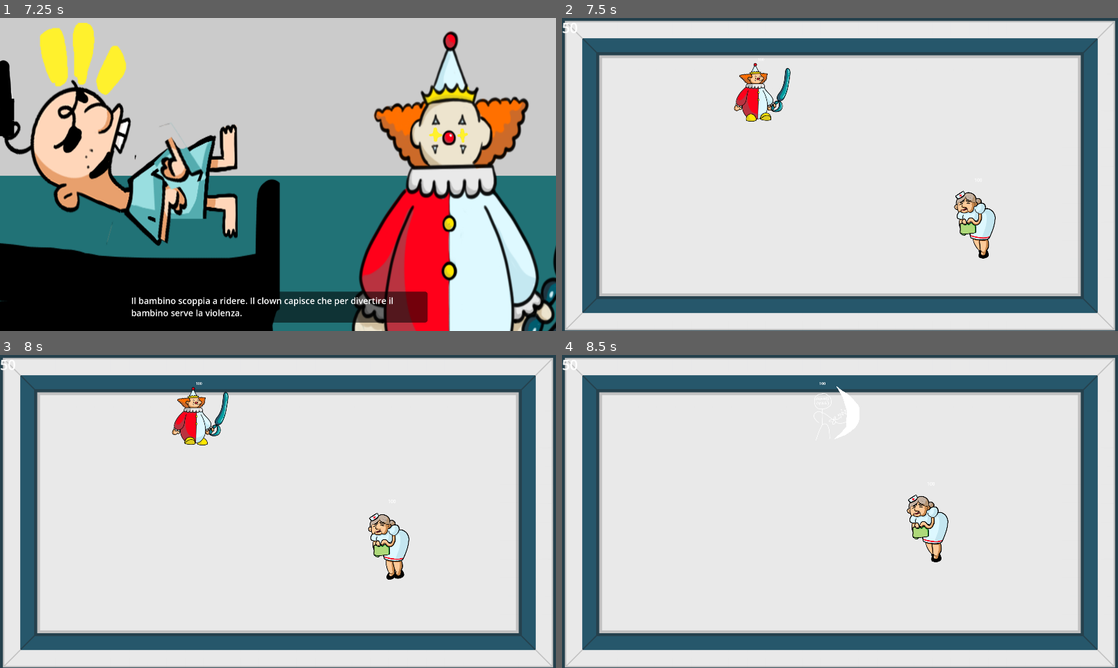
Above: before the commit, frames 1-4 (two rows, left to right).
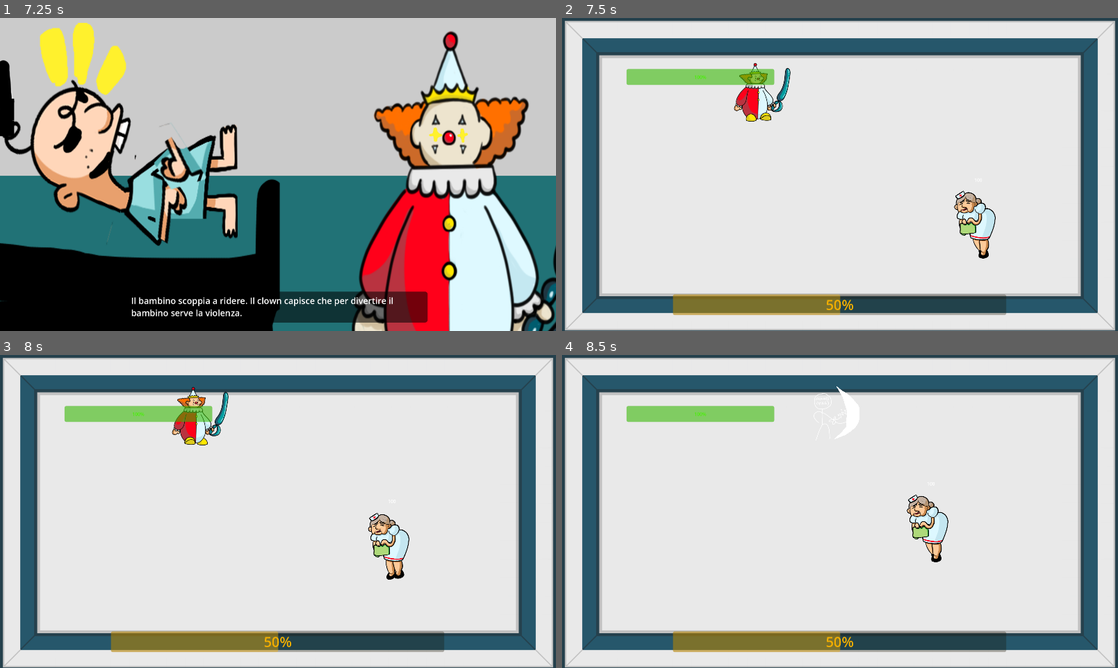
Above: after the commit, the same moments.

Repository: LorenzoFerri/GameJam2024
Game: Godot game, scene res://main_menu.tscn
The game is run twice, just before and just after one commit, with the same random seed, the same clock (stepped at 60 frames per second) and the same inputs.
Inputs (mouse positions are in pixels of both pictures, inside the frame that each line leads up to):
- Up to frame 1 (7.25 s): click "New Game" at 0.5 s; tap Enter (next) at 1.25, 2.75, 2.85, 4.25, 5.1 s; move the mouse to (400, 158) at 1.27 s; hold D (move_right) 1.28-2.03 s; click (400, 158) at 1.35 s; tap Space at 2, 3.5, 5.75 s; move the mouse to (166, 190) at 2.02 s; hold S (move_down) 2.03-2.78 s; tap Shift (dash) at 2.1, 4.35, 6.6 s; move the mouse to (333, 105) at 2.77 s; hold D (move_right) 2.78-3.53 s; move the mouse to (250, 237) at 3.52 s; hold W (move_up) 3.53-4.28 s; click (250, 237) at 3.6 s; move the mouse to (444, 221) at 4.27 s; hold A (move_left) 4.28-5.78 s; move the mouse to (111, 127) at 5.02 s; move the mouse to (305, 174) at 5.77 s; hold S (move_down) 5.78-6.53 s; click (305, 174) at 5.85 s; move the mouse to (194, 96) at 6.52 s; hold D (move_right) from 6.53 s (still down)
- Up to frame 2 (7.5 s): move the mouse to (962, 158) at 7.27 s; release D (move_right) at 7.28 s; hold W (move_up) from 7.28 s (still down); tap Enter (next) at 7.35 s
- Up to frame 3 (8 s): keep holding W (move_up)
- Up to frame 4 (8.5 s): move the mouse to (728, 527) at 8.02 s; release W (move_up) at 8.03 s; hold D (move_right) from 8.03 s (still down); click (728, 527) at 8.1 s

Frame 1 is identical in both runs. In frame 2, 5.2% of the frame differs, in the area x 0-80%, y 1-95%; in frame 3, 5.2%; in frame 4, 5.2%.

Commit message:
Change labels to bars

Diff:
--- a/features/player/Player.gd
+++ b/features/player/Player.gd
@@ -11,7 +11,7 @@
 @onready var animated_sprite := $AnimatedSprite2D
 @onready var hurt_box := $HurtBox
 @onready var smear := $HurtBox/Smear
-@onready var hp_label := $HpLabel
+@onready var hp_bar := $CanvasLayer/HealtBar
 @onready var animation_player: AnimationPlayer = $AnimationPlayer
 @onready var game := get_parent()
 var direction = Vector2.ZERO
@@ -102,7 +102,7 @@
 			direction /= 10
 
 func update_health(old_value, new_value):
-	hp_label.text = str(new_value)
+	hp_bar.value = new_value
 
 func hit_body(body):
 	if body.get_name() == "Player":
--- a/features/player/Player.tscn
+++ b/features/player/Player.tscn
@@ -168,7 +168,6 @@
 
 [node name="FrenzyParticles" type="GPUParticles2D" parent="."]
 visible = false
-scale = Vector2(1, 1)
 amount = 64
 process_material = SubResource("ParticleProcessMaterial_v4wa2")
 lifetime = 2.2
@@ -211,12 +210,17 @@
 
 [node name="HealthComponent" parent="." instance=ExtResource("10_5ihta")]
 
-[node name="HpLabel" type="Label" parent="."]
-offset_left = -20.0
-offset_top = -153.0
-offset_right = 20.0
-offset_bottom = -130.0
-text = "100"
+[node name="CanvasLayer" type="CanvasLayer" parent="."]
+
+[node name="HealtBar" type="ProgressBar" parent="CanvasLayer"]
+modulate = Color(0.282353, 1, 0, 1)
+offset_left = 223.0
+offset_top = 176.0
+offset_right = 733.0
+offset_bottom = 231.0
+size_flags_horizontal = 0
+value = 100.0
+rounded = true
 
 [connection signal="timeout" from="DashCooldown" to="." method="_on_dash_cooldown_timeout"]
 [connection signal="animation_finished" from="AnimatedSprite2D" to="." method="_on_animated_sprite_2d_animation_finished"]
--- a/game.gd
+++ b/game.gd
@@ -2,7 +2,7 @@
 
 
 var frenzy_value: float = 50
-@onready var frenzy_label = $FrenzyLabel
+@onready var frenzy_bar = $CanvasLayer/FrenzyBar
 @export var frenzy_threshold = 80
 
 @onready var player = $Player
@@ -21,7 +21,7 @@
 	if frenzy_value > 100:
 		frenzy_value = 100
 
-	frenzy_label.text = str(ceil(frenzy_value))
+	frenzy_bar.value = ceil(frenzy_value)
 
 	player.set_on_frenzy(frenzy_value > frenzy_threshold)
 
@@ -30,7 +30,7 @@
 	if frenzy_value <= 0:
 		get_tree().quit()
 
-	frenzy_label.text = str(ceil(frenzy_value))
+	frenzy_bar.value = ceil(frenzy_value)
 
 	player.set_on_frenzy(frenzy_value > frenzy_threshold)
 
--- a/game.tscn
+++ b/game.tscn
@@ -1644,13 +1644,27 @@
 position = Vector2(1461, 710)
 target = NodePath("../Player")
 
-[node name="FrenzyLabel" type="Label" parent="."]
-offset_right = 40.0
-offset_bottom = 23.0
-theme_override_font_sizes/font_size = 48
-
 [node name="NavigationRegion2D" type="NavigationRegion2D" parent="."]
 navigation_polygon = SubResource("NavigationPolygon_am0ot")
 
 [node name="InfermieraSpawn" parent="." instance=ExtResource("5_45xq4")]
 position = Vector2(400, 225)
+
+[node name="CanvasLayer" type="CanvasLayer" parent="."]
+
+[node name="FrenzyBar" type="ProgressBar" parent="CanvasLayer"]
+modulate = Color(1, 0.717647, 0, 1)
+anchors_preset = 7
+anchor_left = 0.5
+anchor_top = 1.0
+anchor_right = 0.5
+anchor_bottom = 1.0
+offset_left = -577.0
+offset_top = -126.0
+offset_right = 574.0
+offset_bottom = -55.0
+grow_horizontal = 2
+grow_vertical = 0
+size_flags_horizontal = 6
+size_flags_vertical = 6
+theme_override_font_sizes/font_size = 48
